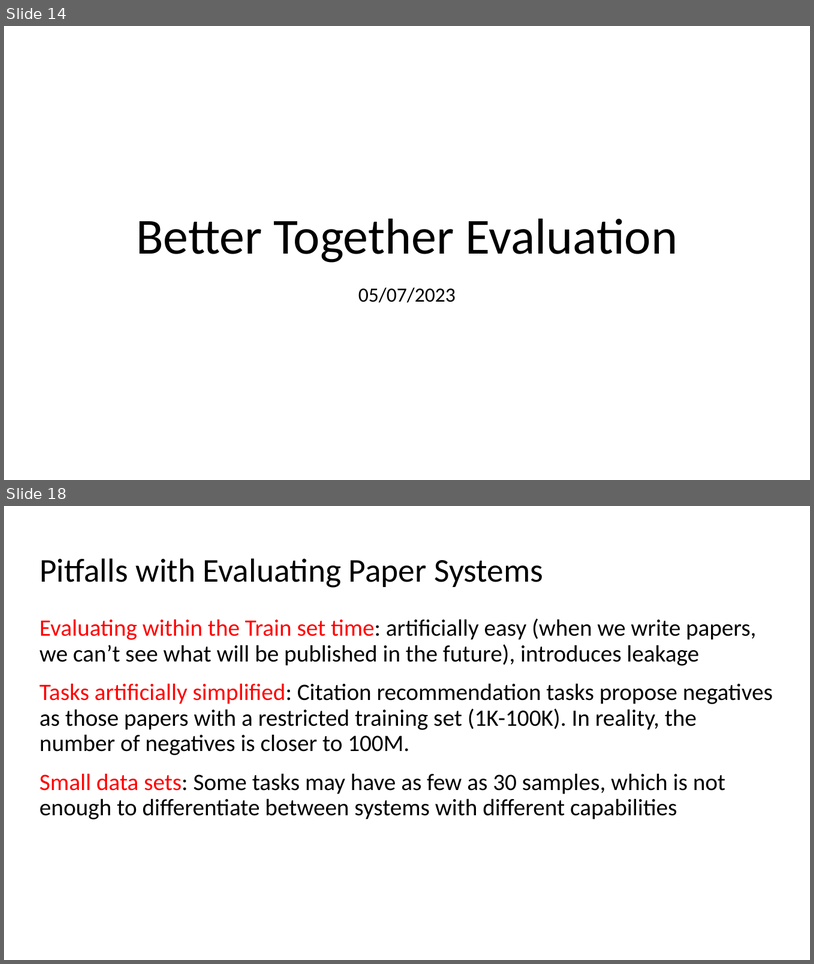
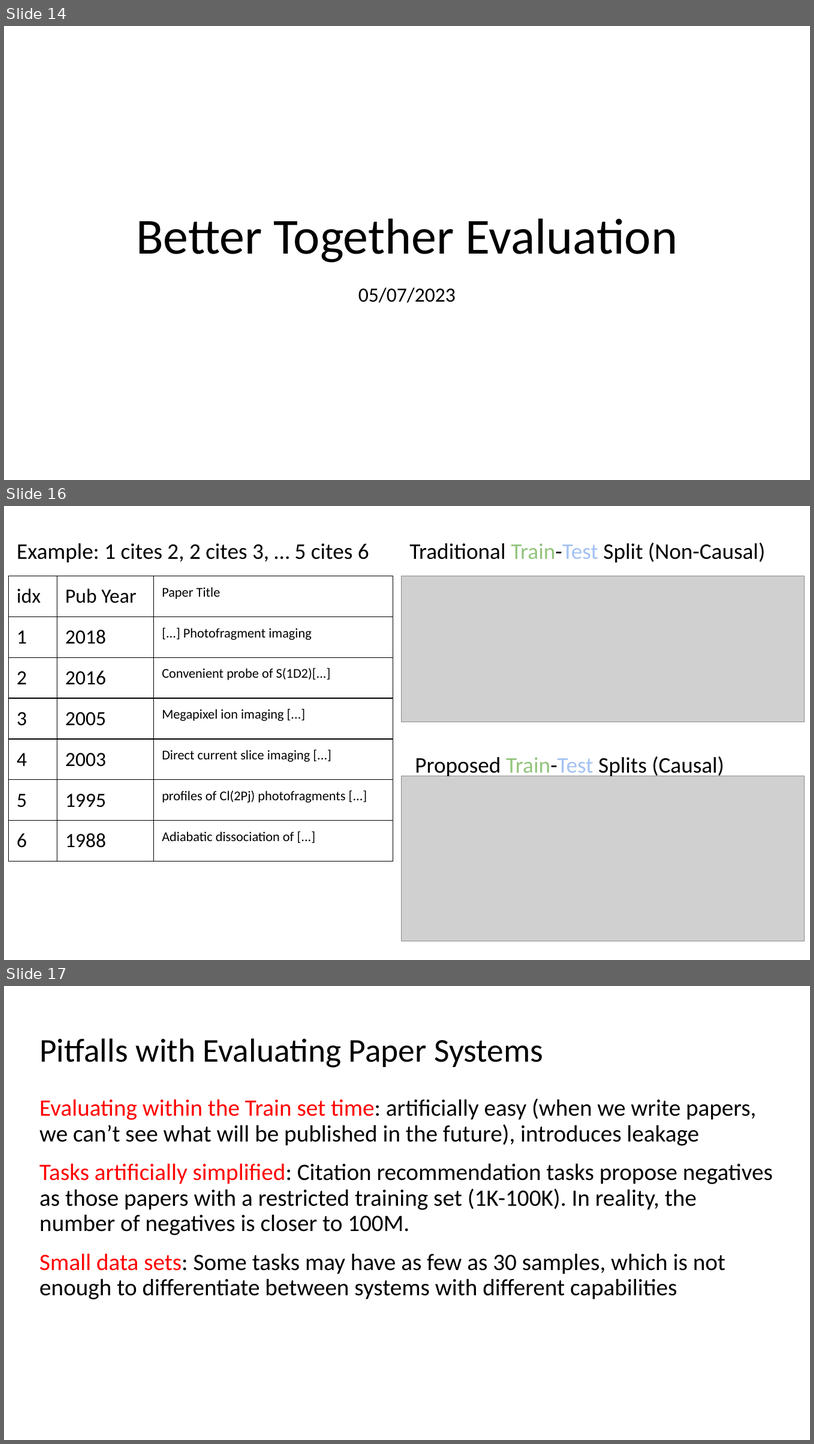
Before and after one commit to kwchurch/JSALT_Better_Together, a slide deck: slides/July5/July5_combined.pptx. Shown one above the other, each under a label of ours: slides 14 and 18 before the commit, slides 14, 16 and 17 after it; the slides between them are not shown. The pictures are 814x964 and 814x1444 pixels, drawn with LibreOffice and Linux fonts; fonts in the diff are those of the drawing; grey boxes stand for pictures. Boxes give left, top, right and bottom in pixels: in the first picture for what was removed or moved away, otherwise in the second. Text is boxed around its words. In the diff, an @@ line names an element or a change of style, - is before the commit and + after.

```diff
--- a/slides/July5/July5_combined.pptx
+++ b/slides/July5/July5_combined.pptx
@@ slide 16 added at box(4, 506, 810, 960), background #FFFFFF @@
@@ text added at box(17, 543, 369, 562), 26.7 pt, text #000000 @@
+Example: 1 cites 2, 2 cites 3, … 5 cites 6
@@ text added at box(410, 543, 765, 562), 26.7 pt, text #000000 @@
+Traditional Train-Test Split (Non-Causal)
@@ table added at box(9, 576, 393, 859), 7 rows, 3 columns @@
+idx | Pub Year | Paper Title
+1 | 2018 | [...] Photofragment imaging
+2 | 2016 | Convenient probe of S(1D2)[...]
+3 | 2005 | Megapixel ion imaging [...]
+4 | 2003 | Direct current slice imaging [...]
+5 | 1995 | profiles of Cl(2Pj) photofragments [...]
+6 | 1988 | Adiabatic dissociation of [...]
@@ picture added at box(402, 576, 806, 722) @@
@@ text added at box(415, 756, 725, 778), 26.7 pt, text #000000 @@
+Proposed Train-Test Splits (Causal)
@@ picture added at box(402, 776, 806, 941) @@
@@ what was slide 18 is now slide 17 @@
```
Also in this commit, not shown: 3 slides changed, 4 other slides added, 4 slides removed, 1 other file.
